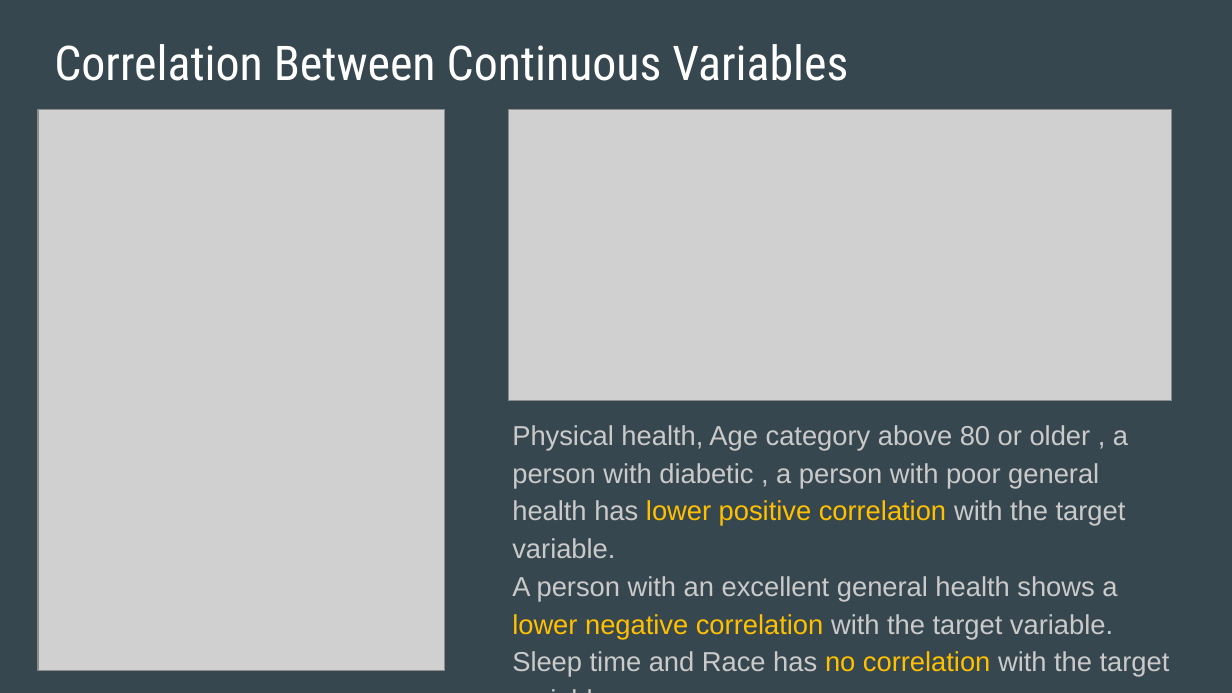
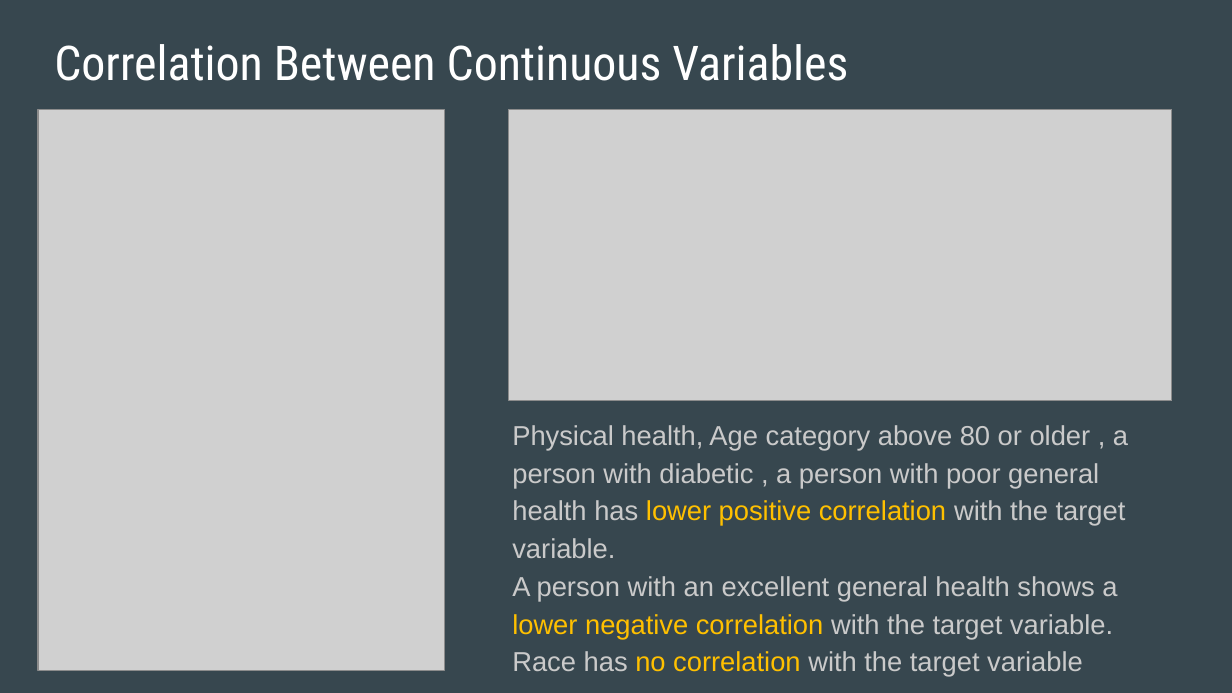
Before and after one commit to apombo90/Predicting_Heart_Disease, a slide deck: slide 13 of Final Project - Group 7.pptx. Drawn at 1232x693 pixels with LibreOffice and Linux fonts; fonts in the diff are those of the drawing; grey boxes stand for pictures. Boxes give left, top, right and bottom in pixels: in the first picture for what was removed or moved away, otherwise in the second. Text is boxed around its words. In the diff, an @@ line names an element or a change of style, - is before the commit and + after.

```diff
--- a/Final Project - Group 7.pptx
+++ b/Final Project - Group 7.pptx
@@ text at [512,651,1083,677]: text changed @@
-Sleep time and Race has no correlation with the target variable
+Race has no correlation with the target variable
```
Also in this commit, not shown: 1 other slide changed, 1 other file.
